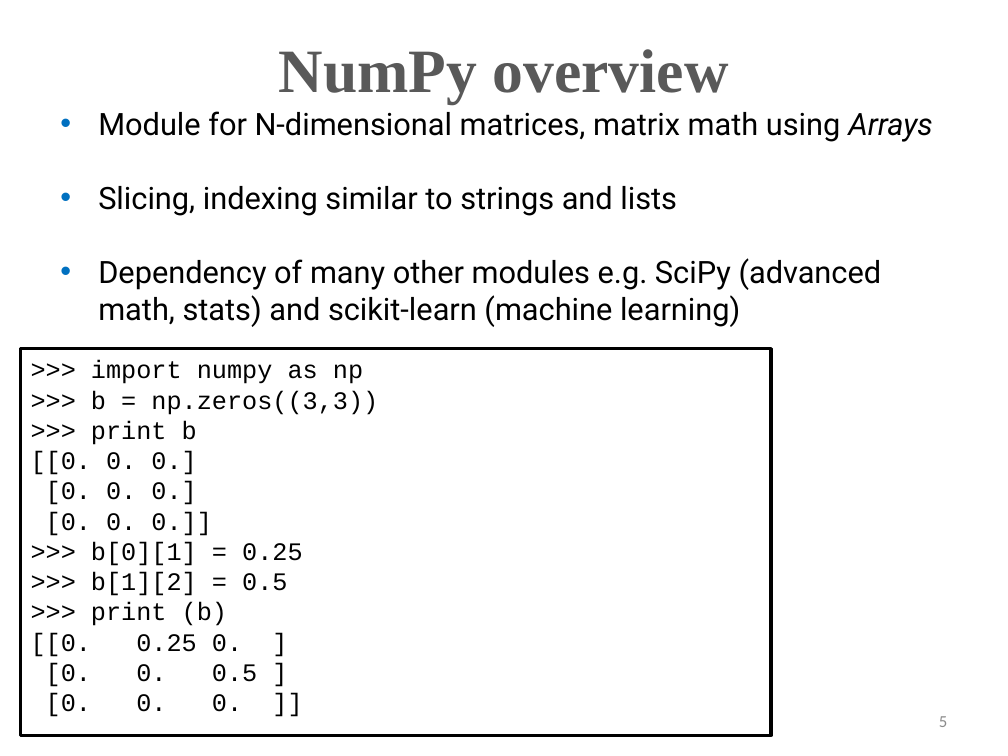
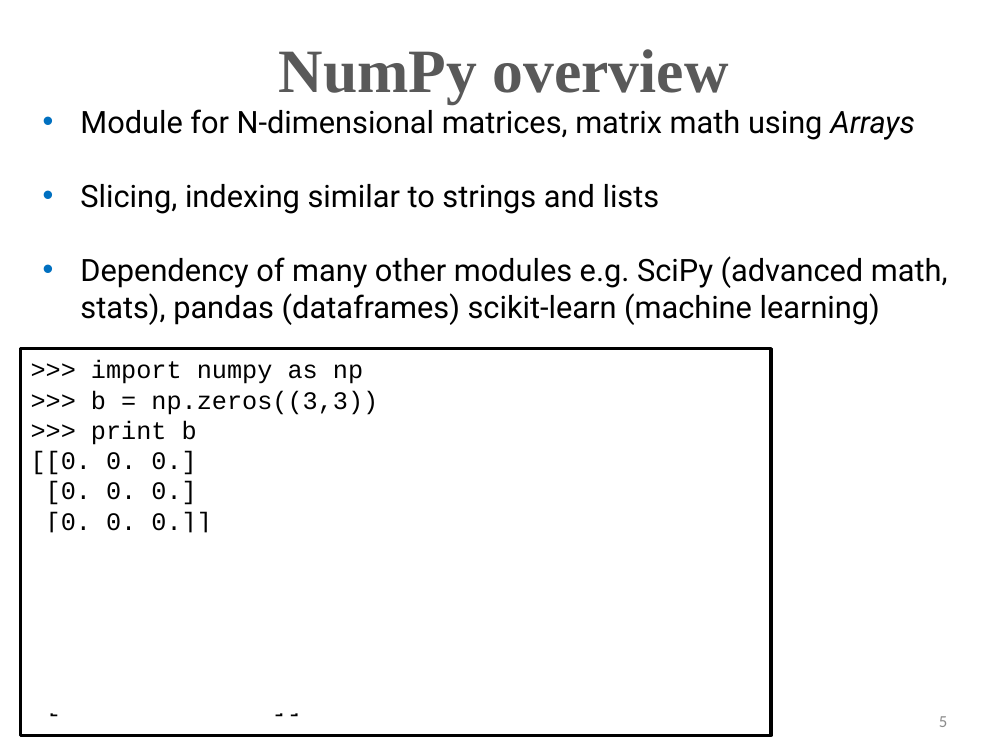
Before and after one commit to beliveau-lab/gen559, a slide deck: slide 5 of slides/BJB_6_NumPy.pptx. Drawn at 1008x756 pixels with LibreOffice and Linux fonts; fonts in the diff are those of the drawing. Boxes give left, top, right and bottom in pixels: in the first picture for what was removed or moved away, otherwise in the second. Text is boxed around its words. In the diff, an @@ line names an element or a change of style, - is before the commit and + after.

```diff
--- a/slides/BJB_6_NumPy.pptx
+++ b/slides/BJB_6_NumPy.pptx
@@ text "Module for N-dimensional matrices, matrix ...": place and size @@
-text "Module for N-dimensional matrices, matrix ..." at <box>98,111,933,327</box>
+text "Module for N-dimensional matrices, matrix ..." at <box>80,105,948,325</box>
@@ text at <box>80,256,948,325</box>: text changed @@
-• Dependency of many other modules e.g. SciPy (advanced math, stats) and scikit-learn (machine learning)
+• Dependency of many other modules e.g. SciPy (advanced math, stats), pandas (dataframes) scikit-learn (machine learning)
@@ rectangle added at <box>30,532,615,596</box>, fill #FFFFFF @@
@@ rectangle added at <box>28,595,613,714</box>, fill #FFFFFF @@
```
Also in this commit, not shown: 7 slides removed.
